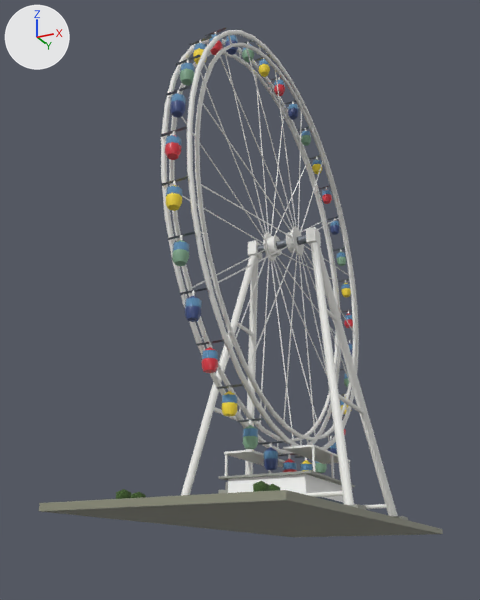
Two versions of the FBX model unity/Assets/Models/Buildings/a1094/0/top-prebuilt.fbx, one commit apart.
Rendered twice from a 50 mm camera at (53.4, -129.6, -9.1) aimed at (-9.6, -3.7, 47.6). Arrows for +X, +Y and +Z are at upper left; the lights stay in place. The picture after the commit comes second. Where no turn or scale is listed for an object, it has been applied to the vertices.

Names of what the first picture shows: 'a1094/0/top-prebuilt'.
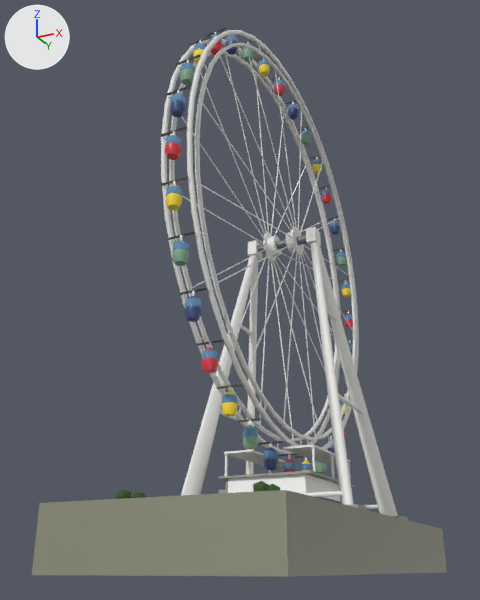
Pixel boxes [x1, y1, x2, y2] of what changed, in the pictures (480 x 600 px; the box of a moved part takes in the faces that stretch with it):
'a1094/0/top-prebuilt', reshaped (8% taller): before [39, 28, 443, 537]; after [32, 28, 447, 577]
part 1 of me_a1094_0_top_prebuilt, moved or reshaped: [184, 255, 257, 495] in both
part 2 of me_a1094_0_top_prebuilt, moved or reshaped: before [245, 257, 259, 475]; after [246, 256, 259, 475]
part 3 of me_a1094_0_top_prebuilt, moved or reshaped (mostly hidden before): before [318, 247, 366, 510]; after [310, 245, 366, 510]
part 4 of me_a1094_0_top_prebuilt, moved or reshaped: [318, 246, 408, 520] in both
part 5 of me_a1094_0_top_prebuilt, moved or reshaped: before [39, 490, 443, 537]; after [32, 490, 447, 577]

Patch to the scene script:
```diff
--- a/unity/Assets/Models/Buildings/a1094/0/top-prebuilt.fbx.py
+++ b/unity/Assets/Models/Buildings/a1094/0/top-prebuilt.fbx.py
@@ me_a1094_0_top_prebuilt @@
 # used by ob_a1094_0_top_prebuilt; location = (0.0, 0.0, 0.0)
 # before: 0 (-20.0, 50.0, -1.2) at pixel (293, 537), 3 (20.0, 50.0, -1.2) at pixel (442, 534), 4 (-20.0, -50.0, -1.2) at pixel (38, 511), 5 (20.0, -50.0, -1.2) at pixel (286, 499)
-me_a1094_0_top_prebuilt.from_pydata(...)  # 3444 vertices, 2964 faces; spans x -20.0..20.0, y -50.0..50.0, z -1.2..110.0
+me_a1094_0_top_prebuilt.from_pydata(...)  # 3444 vertices, 2964 faces; spans x -20.0..20.0, y -50.0..50.0, z -10.0..110.0
+# me_a1094_0_top_prebuilt part 1: 8 of the vertices in x -19.2..-14.8, y -17.2..-12.8, z -0.8..0.0 are scaled about their middle by (1, 1, 0), then moved by (0.0, 0.0, -9.6)
+# me_a1094_0_top_prebuilt part 2: 8 of the vertices in x -19.2..-14.8, y 12.8..17.2, z -0.8..0.0 are scaled about their middle by (1, 1, 0), then moved by (0.0, 0.0, -9.6)
+# me_a1094_0_top_prebuilt part 3: 8 of the vertices in x 14.8..19.2, y -17.2..-12.8, z -0.8..0.0 are scaled about their middle by (1, 1, 0), then moved by (0.0, 0.0, -9.6)
+# me_a1094_0_top_prebuilt part 4: 8 of the vertices in x 14.8..19.2, y 12.8..17.2, z -0.8..0.0 are scaled about their middle by (1, 1, 0), then moved by (0.0, 0.0, -9.6)
+# me_a1094_0_top_prebuilt part 5
+for i in [0, 3, 4, 5]: me_a1094_0_top_prebuilt.vertices[i].co += Vector((0.0, 0.0, -8.8))
 me_a1094_0_top_prebuilt.materials.append(mat_path_concrete)
```
